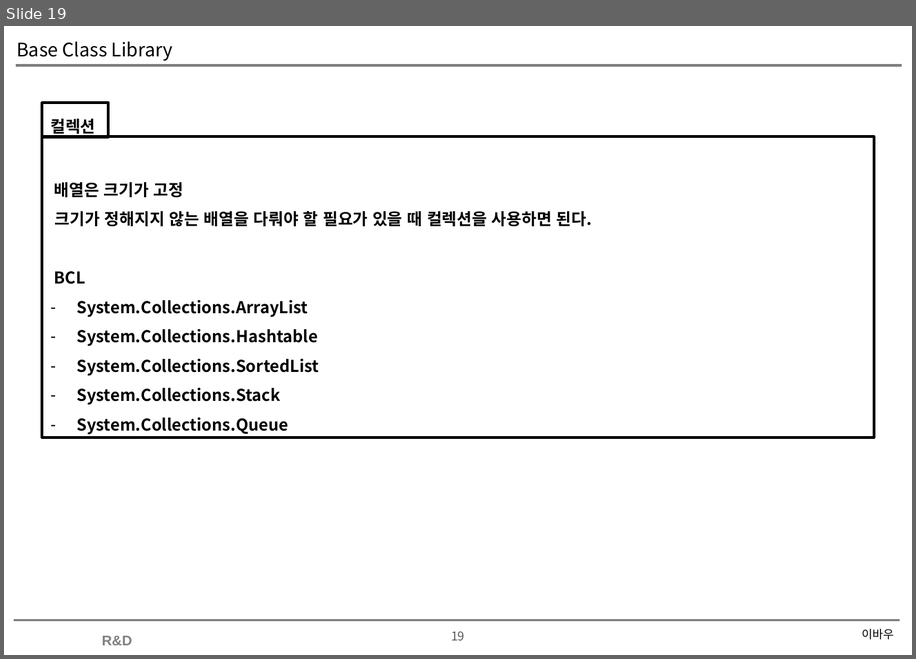
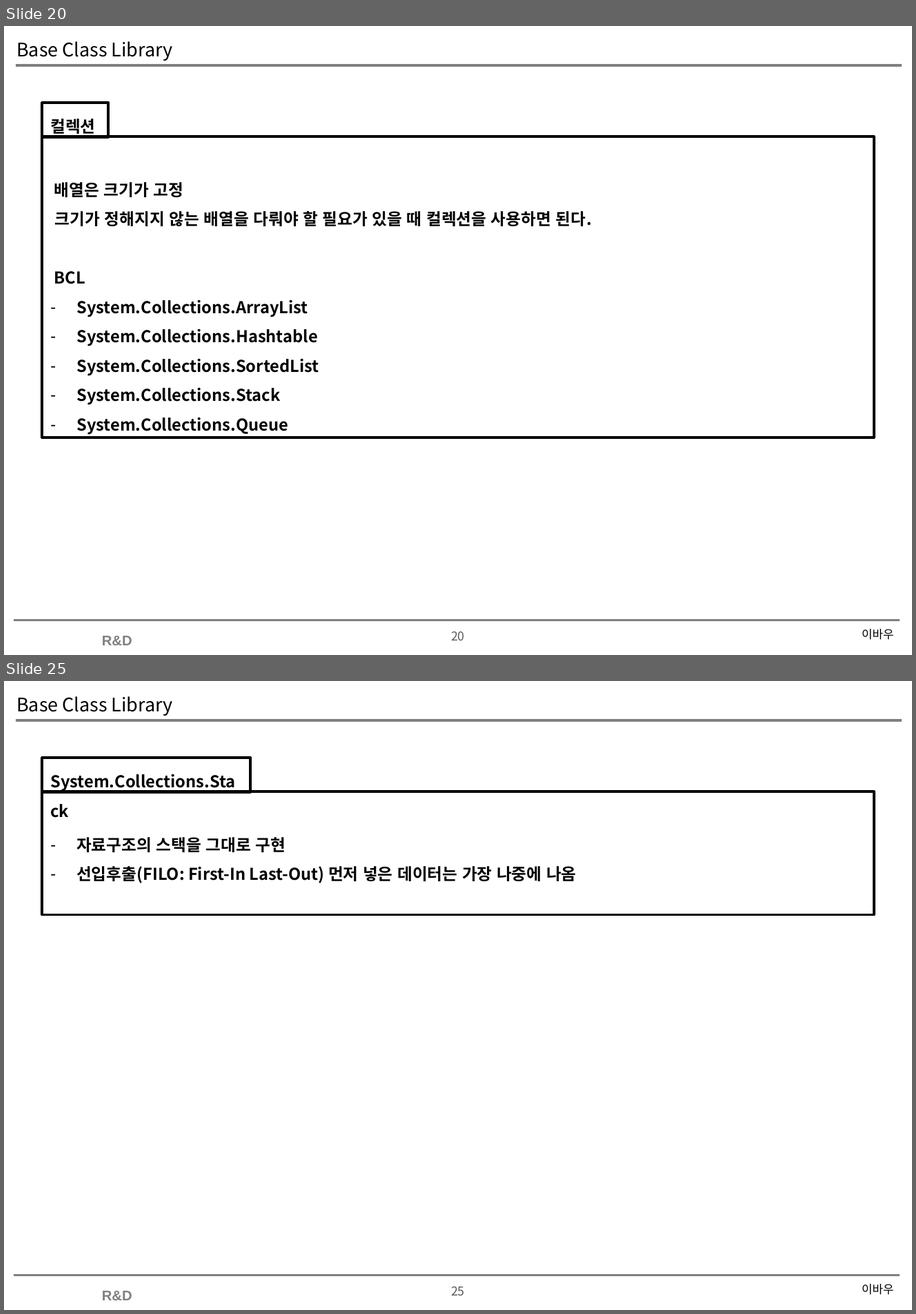
Before and after one commit to soultomind/CSharpStudy, a slide deck: CSharpStudy.Day20200627/Base Class Library.pptx. Shown one above the other, each under a label of ours: slide 19 before the commit, slides 20 and 25 after it; the slides between them are not shown. The pictures are 916x659 and 916x1314 pixels, drawn with LibreOffice and Linux fonts; fonts in the diff are those of the drawing; background and template pictures are left out. Boxes give left, top, right and bottom in pixels: in the first picture for what was removed or moved away, otherwise in the second. Text is boxed around its words. In the diff, an @@ line names an element or a change of style, - is before the commit and + after.

```diff
--- a/CSharpStudy.Day20200627/Base Class Library.pptx
+++ b/CSharpStudy.Day20200627/Base Class Library.pptx
@@ slide 25 added at [4, 681, 912, 1310], background #FFFFFF; not listed: 4 template elements that a slide beside it also shows @@
@@ title added at [16, 696, 173, 716], 16 pt, text #000000 @@
+Base Class Library
@@ rectangle added at [43, 758, 250, 793], outline #000000 2.25 pt, 14 pt, text #000000, bold @@
+System.Collections.Stack
@@ rectangle added at [43, 791, 874, 915], outline #000000 2.25 pt, 14 pt, text #000000, bold @@
+– 자료구조의 스택을 그대로 구현
+– 선입후출(FILO: First-In Last-Out) 먼저 넣은 데이터는 가장 나중에 나옴
@@ text added at [862, 1283, 893, 1294], 10 pt, text #000000 @@
+이바우
@@ what was slide 19 is now slide 20 @@
@@ page number at [451, 631, 465, 640]: text changed @@
-19
+20
```
Also in this commit, not shown: 6 other slides added, 1 other file.
